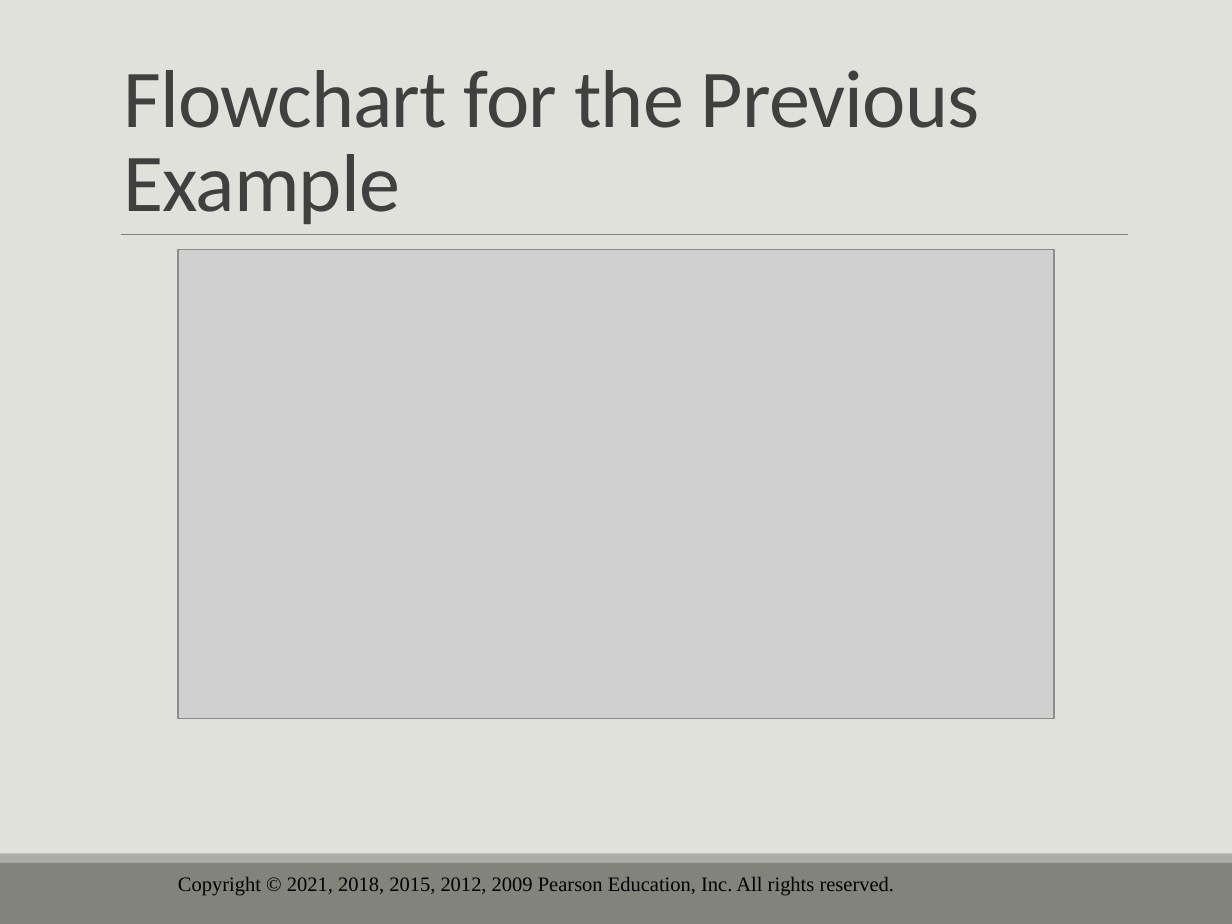
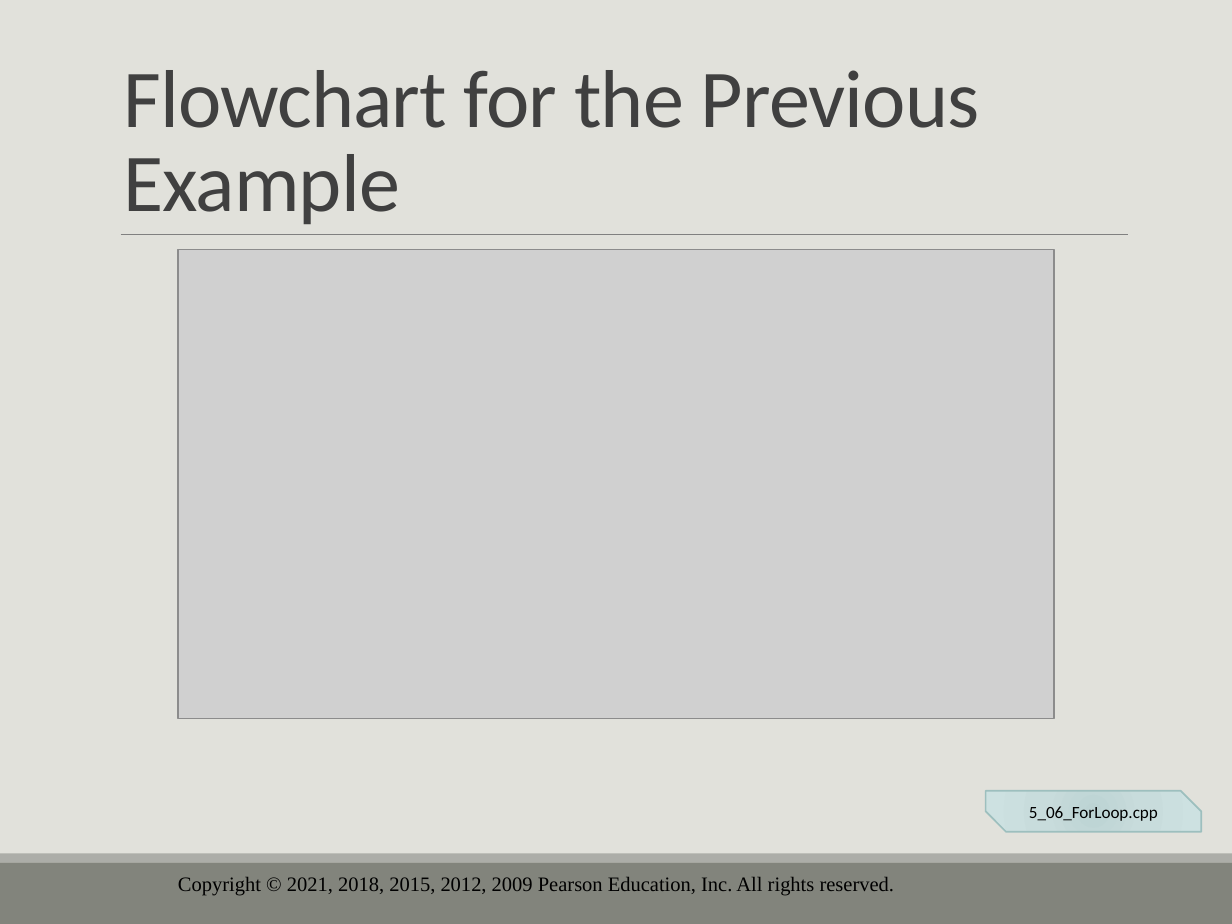
Before and after one commit to drolsonmi/eng1400, a slide deck: slide 29 of 1400_05_Loops and Files.pptx (slide 32 before the commit). Drawn at 1232x924 pixels with LibreOffice and Linux fonts; fonts in the diff are those of the drawing; grey boxes stand for pictures; background and template pictures are left out. Boxes give left, top, right and bottom in pixels: in the first picture for what was removed or moved away, otherwise in the second. Text is boxed around its words. In the diff, an @@ line names an element or a change of style, - is before the commit and + after.

```diff
--- a/1400_05_Loops and Files.pptx
+++ b/1400_05_Loops and Files.pptx
@@ snip diag rect added at [986,791,1201,832], fill gradient #BDD3D2 to #C9DCDC to #CEE2E1, outline #9DBFBE 1 pt, 10 pt, text #000000 @@
+5_06_ForLoop.cpp
```
Also in this commit, not shown: 15 other slides changed, 9 slides removed, 3 other files.
